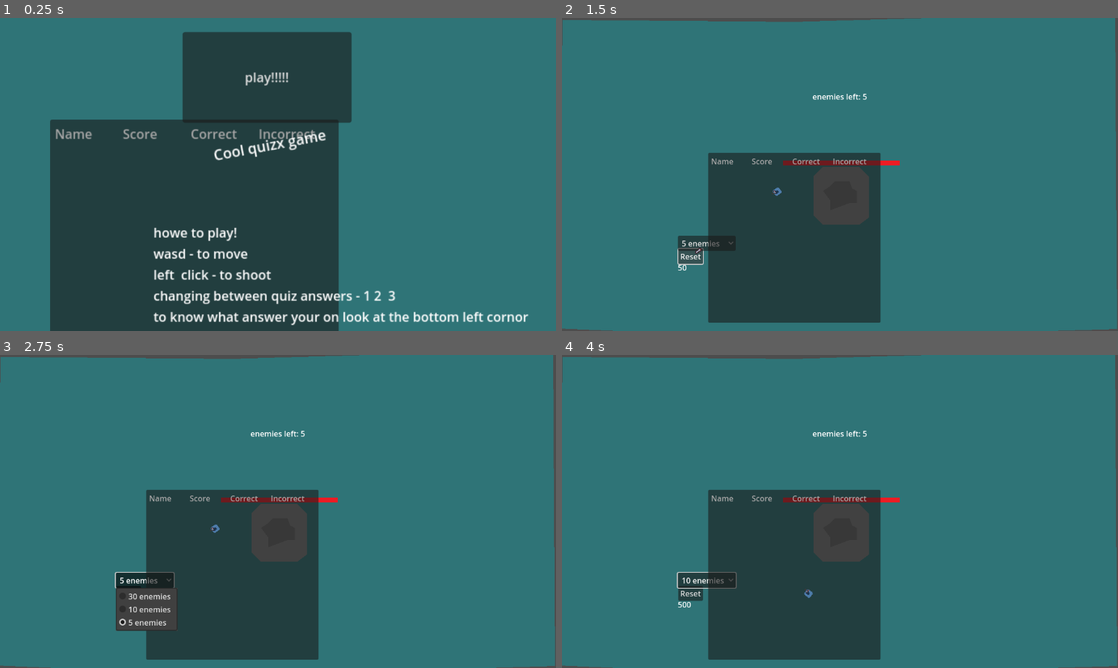
Above: before the commit, frames 1-4 (two rows, left to right).
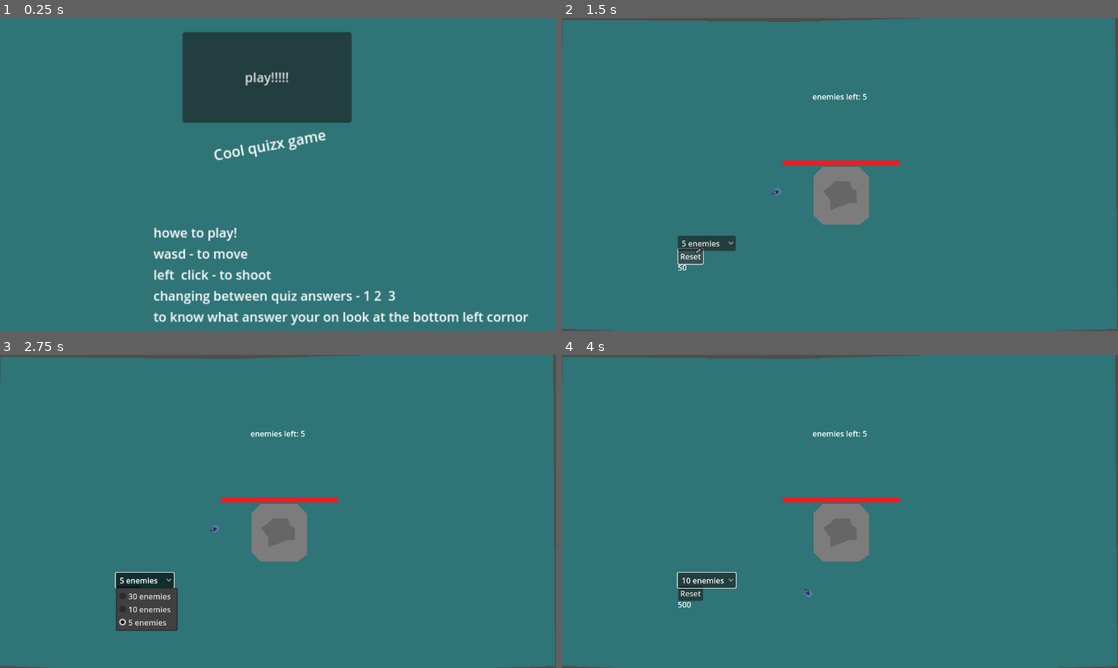
Above: after the commit, the same moments.

Repository: Fatbonks/quiz-game
Game: Godot game, scene res://menu.tscn
Two runs of this game, one before a commit and one after it. Both use one fixed random seed, a clock stepped at 60 frames per second and the inputs below.
Inputs (mouse positions are in pixels of both pictures, inside the frame that each line leads up to):
- Up to frame 1 (0.25 s): no input
- Up to frame 2 (1.5 s): click "play!!!!!" at 0.5 s; click "Reset" at 1.25 s
- Up to frame 3 (2.75 s): click "5 enemies" at 2 s
- Up to frame 4 (4 s): tap Enter (ui_accept) at 2.75, 3.02, 3.5, 3.77 s; move the mouse to (962, 495) at 2.77 s; hold Right (ui_right) 2.78-3.53 s; right-click (962, 495) at 2.85 s; move the mouse to (728, 527) at 3.52 s; hold Down (ui_down) from 3.53 s (still down); tap 1 (inv_1) at 3.6 s

The runs differ from the first frame. In frame 1, 34% of the frame differs, in the area x 9-61%, y 32-100%; in frame 2, 17%; in frame 3, 16%; in frame 4, 17%.
Error before the commit: Attempt to call function 'get_as_text' in base 'null instance' on a null instance. (res://Lootlockerserver.gd:44)

Commit message:
added comments in spawner code
got rid of code

Diff:
--- a/Lootlockerserver.gd
+++ b/Lootlockerserver.gd
@@ -41,8 +41,9 @@
 	# Check if a player session has been saved
 	var player_session_exists = false
 	var file = FileAccess.open("user://Lootlocker.data", FileAccess.READ)
+	print(file)
 	var player_identifier = file.get_as_text()
-#	print(file)
+	print(file)
 	file = null
 	if(player_identifier.length() > 1):
 		player_session_exists = true
--- a/project.godot
+++ b/project.godot
@@ -17,7 +17,6 @@
 
 [autoload]
 
-Lootlockerserver="*res://Lootlockerserver.gd"
 Global="*res://Global.gd"
 
 [display]
--- a/spawner.gd
+++ b/spawner.gd
@@ -1,14 +1,19 @@
 extends Node2D
 
-
+# variables that get seen in the inspector and lets me add to it
 @export var spawn_point: PathFollow2D
 @export var enemy_timer: Timer
 @export var text: Label
-const enemy1_points: int = 1
+
+# preloads the enemy file to be used in order to instance the enemy into the scene
 var enemy = preload("res://enemy.tscn")
+# checks if the enemy can spawn after a certain time limit
 var can_spawn: bool = true
+# for debug purposes lets the player submit the amount of enemys that can spawn
 var given_points:int = 5
+# current amount of enemys that need to be spawned in
 @export var current_amount:int
+
 
 func _ready():
 	Global.amount_enemys_left = current_amount
@@ -16,6 +21,8 @@
 
 func _process(_delta):
 	text.text = "enemies left: " + str(Global.amount_enemys_left)
+	# checks if there is any enemies to spawn if there is then it will spawn it.
+	# then sets the can_spawn to false and calls an timer
 	if current_amount > 0 and can_spawn == true:
 		spawn_point.progress_ratio = randf_range(0, 1)
 		var enemyinstance = enemy.instantiate()
@@ -25,17 +32,17 @@
 		current_amount -= 1
 		enemy_timer.start(randi_range(1, 2))
 
-
+# when timer ends it sets can_spawn = true
 func _on_enemy_spawn_timer_timeout():
 	can_spawn = true
 
-
+# submits the amount of enemys the player has selected (only for debug purposes)
 func _on_button_pressed():
 	current_amount = given_points
 	Global.amount_enemys_left = current_amount
 	text.text = "enemies left: " + str(Global.amount_enemys_left)
 
-
+#gives an option of 5, 10 or 30 enemies which the player can spawn (omly for debug purposes)
 func _on_option_button_item_selected(index):
 	if index == 2:
 		given_points = 5
--- a/world.tscn
+++ b/world.tscn
@@ -6,7 +6,6 @@
 [ext_resource type="Script" path="res://spawner.gd" id="5_62ppi"]
 [ext_resource type="Texture2D" uid="uid://djilyudip5vjg" path="res://tilemap_packed.png" id="6_4hkc5"]
 [ext_resource type="AudioStream" uid="uid://cabt5ioo646ot" path="res://sounds/8bit Bossa.mp3" id="6_hxnqh"]
-[ext_resource type="Script" path="res://LeaderBoard.gd" id="7_0y0d7"]
 
 [sub_resource type="Curve2D" id="Curve2D_y3rw0"]
 _data = {
@@ -294,12 +293,12 @@
 environment = SubResource("Environment_b03ag")
 
 [node name="LeaderBoard" type="Control" parent="."]
+visible = false
 layout_mode = 3
 anchors_preset = 0
 offset_right = 40.0
 offset_bottom = 40.0
 size_flags_horizontal = 4
-script = ExtResource("7_0y0d7")
 
 [node name="Colunm" type="ItemList" parent="LeaderBoard"]
 custom_minimum_size = Vector2(200, 200)
Not shown: 1 places in world.tscn that only renumber resources
